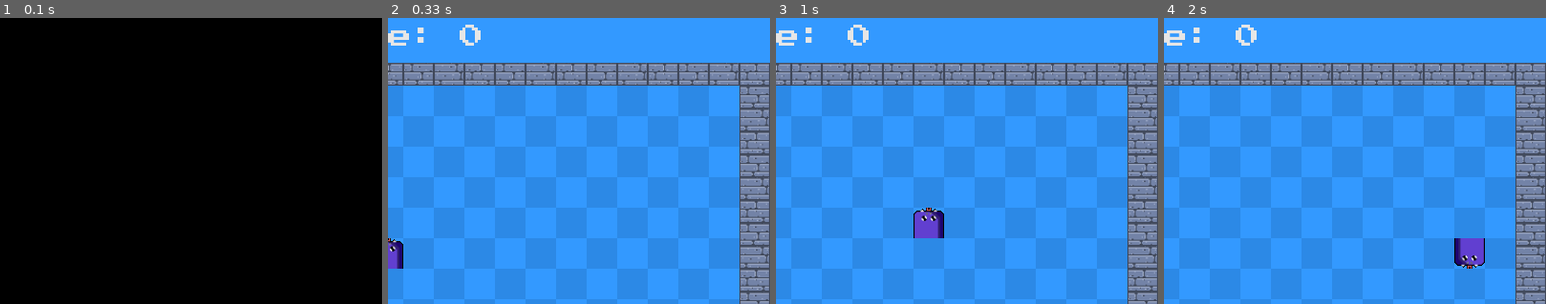
Above: before the commit, frames 1-4 (left to right).
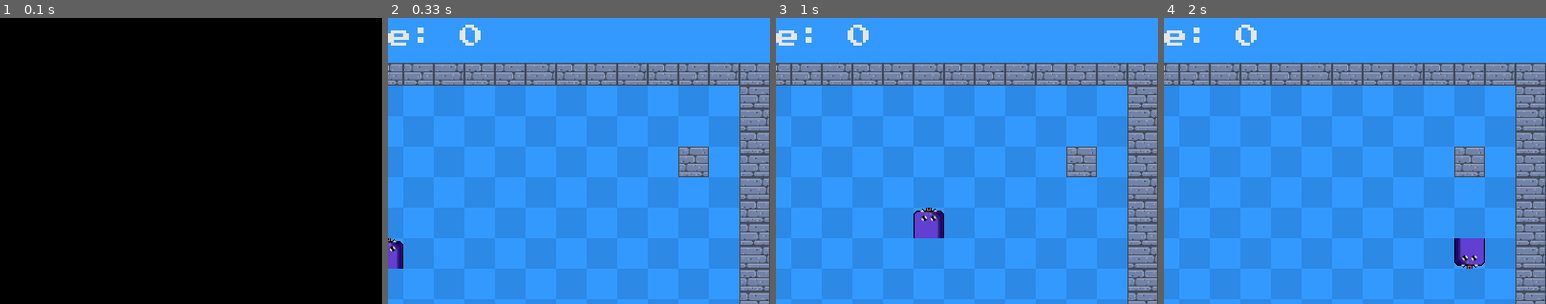
Above: after the commit, the same moments.

Repository: LUDUSLab/stem-games
Game: pygame game, started from natanael.lucena/snakepro/main.py
Two runs of this game, one before a commit and one after it. Both use one fixed random seed, a clock stepped at 60 frames per second and the inputs below.
Inputs:
- Up to frame 1 (0.1 s): no input
- Up to frame 2 (0.33 s): no input
- Up to frame 3 (1 s): hold D 0.33-0.8 s; hold W from 0.83 s (still down)
- Up to frame 4 (2 s): release W at 1.13 s; hold D 1.17-1.63 s; hold S from 1.67 s (still down)
The pictures show only the part of the screen within x 50-100%, y 4-54%; the shares and areas given below are measured in that part.

Frame 1 is identical in both runs. In frame 2, 0.9% of the frame differs, in the area x 76-84%, y 45-56%; in frame 3, 0.9%; in frame 4, 0.9%.

Commit message:
add wall block obstacle

Diff:
--- a/natanael.lucena/snakepro/fruit.py
+++ b/natanael.lucena/snakepro/fruit.py
@@ -1,7 +1,5 @@
 from random import randrange
-from game import img, set_obj_coordinates
-from config import window
-from snake import snake
+from config import window, img, set_obj_coordinates
 
 # Fruits properties
 fruits_imgs = [[] for x in range(4)]
@@ -16,8 +14,8 @@
 def random_fruit(body_pos):
     global general_fruit  # Fruit rectangle coordinates
     while True:
-        general_fruit.x = randrange(1, (window[0] // snake.w) - 1) * snake.w
-        general_fruit.y = randrange(3, (window[1] // snake.h) - 1) * snake.h
+        general_fruit.x = randrange(1, (window[0] // general_fruit.w) - 1) * general_fruit.w
+        general_fruit.y = randrange(3, (window[1] // general_fruit.h) - 1) * general_fruit.h
         if not any(pos == (general_fruit.x, general_fruit.y) for pos in
                    body_pos):  # Checks if the fruit spawn position is not the same as the snake's body
             break
--- a/natanael.lucena/snakepro/game.py
+++ b/natanael.lucena/snakepro/game.py
@@ -1,7 +1,7 @@
 from random import randint
 from config import *
 import fruit
-from snake import *
+import snake
 from wall import *
 
 player_record = 0
@@ -12,23 +12,24 @@
 # Main game loop
 def game_loop():
     global player_record
-    set_obj_coordinates(snake, (window[0] - snake.w) // 2, (window[1] - snake.h) // 2 - 28)
+    set_obj_coordinates(snake.snake, (window[0] - snake.snake.w) // 2, (window[1] - snake.snake.h) // 2 - 28)
     game_close, game_over = False, False
     pygame.mixer.music.play(-1)
-    x_move, y_move = 0, 0
     snake_pos = [(window[0] // 2, window[1] // 2)]
     snake_len = 1
+    snake.x_move = 0
+    snake.y_move = 0
     random_ind1 = randint(0, 3)
     random_ind2 = randint(0, 3)
     frame_aux = 0
     for n in range(4):
         aux1 = []
         for m in range(3):
-            aux1.append(img("snake_" + snake_colors[n] + str(m + 1)))
-        snake_imgs[n] = aux1
+            aux1.append(img("snake_" + snake.snake_colors[n] + str(m + 1)))
+        snake.snake_imgs[n] = aux1
     fruit.random_fruit(snake_pos)
     blink_surface = next(blink_surfaces)
-
+    random_block(snake_pos)
     # The game is not closed, so we either play again or leave the game
     while not game_close:
         while game_over:  # When the snake collides with herself or with the wall, the game is over
@@ -36,7 +37,7 @@
             if snake_len - 1 > player_record:
                 player_record = snake_len - 1
             msg(continue_msg, "Your record: {}".format(player_record),
-                (window[0] // 2 - continue_msg.size("Your record: *")[0] / 2, snake.w))
+                (window[0] // 2 - continue_msg.size("Your record: *")[0] / 2, snake.snake.w))
             msg(game_over_font, "Game Over",
                 (window[0] // 2 - game_over_font.size("Game Over")[0] / 2, window[1] // 2 - window[1] // 4))
             for event in pygame.event.get():
@@ -60,62 +61,63 @@
         screen.fill(COLOR_LIGHT_BLUE)
         draw_blue_square()
         draw_wall()
+        screen.blit(stone_block_img, general_block)
         screen.blit(fruit.fruits_imgs[random_ind2][frame_aux], fruit.general_fruit)
         # Displays score on the game screen
         msg(continue_msg, "Score: {}".format(snake_len - 1),
-            (window[0] // 2 - continue_msg.size("Score: *")[0] / 2, snake.w))
+            (window[0] // 2 - continue_msg.size("Score: *")[0] / 2, snake.snake.w))
         # Auxiliary variables
         frame_aux += 1
         if frame_aux > 2:
             frame_aux = 0
-        fruit_eaten = (snake.x == fruit.general_fruit.x and snake.y == fruit.general_fruit.y)
+        fruit_eaten = (snake.snake.x == fruit.general_fruit.x and snake.snake.y == fruit.general_fruit.y)
         # Listen to players key and rotate the snake image to the respective direction
         for event in pygame.event.get():
             if event.type == pygame.QUIT:
                 game_close = True
             elif event.type == pygame.KEYDOWN:
-                if event.key == pygame.K_a and x_move <= 0:
-                    if y_move <= 0 and x_move == 0:
-                        rotate_imgs(90, random_ind1)
-                    elif y_move > 0:
-                        rotate_imgs(-90, random_ind1)
-                    x_move = -snake.w
-                    y_move = 0
-                elif event.key == pygame.K_d and x_move >= 0:
-                    if y_move <= 0 and x_move == 0:
-                        rotate_imgs(-90, random_ind1)
-                    elif y_move > 0:
-                        rotate_imgs(90, random_ind1)
-                    x_move = snake.w
-                    y_move = 0
-                elif event.key == pygame.K_w and y_move <= 0:
-                    if x_move > 0 and y_move == 0:
-                        rotate_imgs(90, random_ind1)
-                    elif x_move < 0:
-                        rotate_imgs(-90, random_ind1)
-                    y_move = -snake.h
-                    x_move = 0
-                elif event.key == pygame.K_s and y_move >= 0:
-                    if x_move > 0 and y_move == 0:
-                        rotate_imgs(-90, random_ind1)
-                    elif x_move < 0:
-                        rotate_imgs(90, random_ind1)
-                    elif x_move == 0 and y_move == 0:
-                        rotate_imgs(180, random_ind1)
-                    y_move = snake.h
-                    x_move = 0
+                if event.key == pygame.K_a and snake.x_move <= 0:
+                    if snake.y_move <= 0 and snake.x_move == 0:
+                        snake.rotate_imgs(90, random_ind1)
+                    elif snake.y_move > 0:
+                        snake.rotate_imgs(-90, random_ind1)
+                    snake.x_move = -snake.snake.w
+                    snake.y_move = 0
+                elif event.key == pygame.K_d and snake.x_move >= 0:
+                    if snake.y_move <= 0 and snake.x_move == 0:
+                        snake.rotate_imgs(-90, random_ind1)
+                    elif snake.y_move > 0:
+                        snake.rotate_imgs(90, random_ind1)
+                    snake.x_move = snake.snake.w
+                    snake.y_move = 0
+                elif event.key == pygame.K_w and snake.y_move <= 0:
+                    if snake.x_move > 0 and snake.y_move == 0:
+                        snake.rotate_imgs(90, random_ind1)
+                    elif snake.x_move < 0:
+                        snake.rotate_imgs(-90, random_ind1)
+                    snake.y_move = -snake.snake.h
+                    snake.x_move = 0
+                elif event.key == pygame.K_s and snake.y_move >= 0:
+                    if snake.x_move > 0 and snake.y_move == 0:
+                        snake.rotate_imgs(-90, random_ind1)
+                    elif snake.x_move < 0:
+                        snake.rotate_imgs(90, random_ind1)
+                    elif snake.x_move == 0 and snake.y_move == 0:
+                        snake.rotate_imgs(180, random_ind1)
+                    snake.y_move = snake.snake.h
+                    snake.x_move = 0
         # Snake moves
-        snake.x += x_move
-        snake.y += y_move
-        snake_head = (snake.x, snake.y)
+        snake.snake.x += snake.x_move
+        snake.snake.y += snake.y_move
+        snake_head = (snake.snake.x, snake.snake.y)
         snake_pos.insert(0, snake_head)
         # Snake body "moves"
         if len(snake_pos) > snake_len:
             del snake_pos[len(snake_pos) - 1]
 
         # The snake collides with the wall
-        if snake.y < 84 or snake.y > window[1] - 25 or snake.x < snake.w or \
-                snake.x > window[0] - 2*snake.w:
+        if snake.snake.y < 84 or snake.snake.y > window[1] - 25 or snake.snake.x < snake.snake.w or \
+                snake.snake.x > window[0] - 2*snake.snake.w:
             game_over = game_over_treatment()
         # The snake collides with herself
         for x in snake_pos[1:]:
@@ -125,11 +127,11 @@
         # Draw snake
         for pos in snake_pos:
             if pos == snake_pos[0]:
-                screen.blit(snake_imgs[random_ind1][0], (pos[0], pos[1]))
+                screen.blit(snake.snake_imgs[random_ind1][0], (pos[0], pos[1]))
             elif pos == snake_pos[len(snake_pos) - 1]:
-                screen.blit(snake_imgs[random_ind1][2], (pos[0], pos[1]))
+                screen.blit(snake.snake_imgs[random_ind1][2], (pos[0], pos[1]))
             else:
-                screen.blit(snake_imgs[random_ind1][1], (pos[0], pos[1]))
+                screen.blit(snake.snake_imgs[random_ind1][1], (pos[0], pos[1]))
 
         # Fruit eaten
         if fruit_eaten:
@@ -137,16 +139,18 @@
             apple_sound.play()
             snake_len += 1
             fruit.random_fruit(snake_pos)
+            random_block(snake_pos)
+            # Reset snake image
             for m in range(3):
-                snake_imgs[random_ind1][m] = img("snake_" + snake_colors[random_ind1] + str(m + 1))  # Reset snake image
+                snake.snake_imgs[random_ind1][m] = img("snake_" + snake.snake_colors[random_ind1] + str(m + 1))
             random_ind2 = randint(0, 3)
-            if x_move < 0:
-                rotate_imgs(90, random_ind1)
-            if x_move > 0:
-                rotate_imgs(-90, random_ind1)
-            if y_move > 0:
-                rotate_imgs(180, random_ind1)
-            if y_move < 0:
+            if snake.x_move < 0:
+                snake.rotate_imgs(90, random_ind1)
+            if snake.x_move > 0:
+                snake.rotate_imgs(-90, random_ind1)
+            if snake.y_move > 0:
+                snake.rotate_imgs(180, random_ind1)
+            if snake.y_move < 0:
                 pass
         pygame.display.flip()
     pygame.quit()
--- a/natanael.lucena/snakepro/snake.py
+++ b/natanael.lucena/snakepro/snake.py
@@ -10,6 +10,8 @@
         aux.append(img("snake_" + snake_colors[i] + str(j + 1)))
     snake_imgs.append(aux)
 snake = snake_imgs[0][0].get_rect()
+x_move = 0
+y_move = 0
 
 
 # Rotates the snake image by the given angle
--- a/natanael.lucena/snakepro/wall.py
+++ b/natanael.lucena/snakepro/wall.py
@@ -1,11 +1,16 @@
-from config import img, window, screen
+from config import img, window, screen, set_obj_coordinates
+from random import randrange
+from fruit import general_fruit
+from snake import x_move, y_move
 
 wall_imgs = []
+stone_block_img = img("stone-block")
+general_block = stone_block_img.get_rect()
 
 
 def create_wall_img():
     for i in range(3):
-        wall_imgs.insert(i, img("stone-block" + str(i+1)))
+        wall_imgs.insert(i, img("stone-wall" + str(i+1)))
 
 
 def draw_wall():
@@ -30,3 +35,20 @@
         aux += 1
         if aux > 2:
             aux = 0
+
+
+def random_block(body_pos):
+    while True:
+        general_block.x = randrange(1, (window[0] // general_block.w) - 1) * general_block.w
+        general_block.y = randrange(3, (window[1] // general_block.h) - 1) * general_block.h
+        if not any(pos == (general_block.x, general_block.y) for pos in
+                   body_pos):  # Checks if
+            if not (general_block.x == general_fruit.x and general_block.y == general_block.y):
+                if y_move == 0:
+                    if not (abs(general_block.x - body_pos[0][0]) < 5 * 32):
+                        break
+                elif x_move == 0:
+                    if not (abs(general_block.x - body_pos[0][0]) < 5*32):
+                        break
+
+    set_obj_coordinates(general_block, general_block.x, general_block.y)  # set fruit random position
Binary file added: natanael.lucena/snakepro/assets/natanael.lucena_stone-block.png
Renamed: natanael.lucena/snakepro/assets/natanael.lucena_stone-block1.png -> natanael.lucena/snakepro/assets/natanael.lucena_stone-wall1.png
Renamed: natanael.lucena/snakepro/assets/natanael.lucena_stone-block2.png -> natanael.lucena/snakepro/assets/natanael.lucena_stone-wall2.png
Renamed: natanael.lucena/snakepro/assets/natanael.lucena_stone-block3.png -> natanael.lucena/snakepro/assets/natanael.lucena_stone-wall3.png
